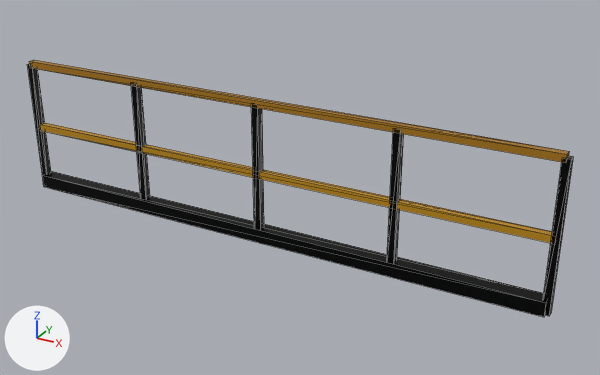
The glTF model game/assets/models/props/kit/kit_railing.glb, before and after one commit.
One viewpoint serves both versions: a 50 mm camera at (2.76, -4.43, 2.68) aimed at (0.27, 0.1, 0.42). The axes (+X, +Y, +Z) are drawn at lower left. The lights are the same throughout. The picture after the commit comes second. Mesh edges are drawn as thin lines. Vertices at exactly the same position are counted once.
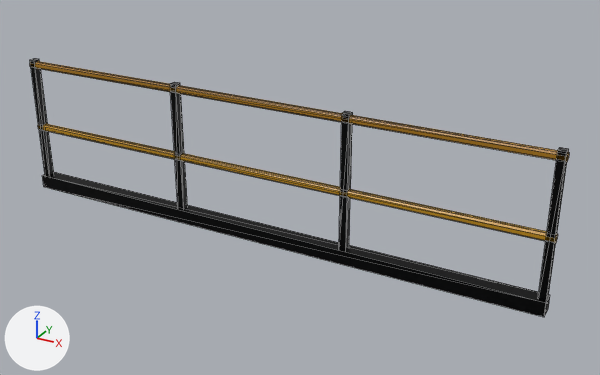
Pixel boxes [x1, y1, x2, y2] of what changed, in the pictures (600 x 375 px):
```json
{"object": "Mesh", "change": "reshaped", "before": [27, 60, 573, 317], "after": [30, 58, 569, 317]}
{"part": 1, "of": "me_kit_railing__mesh", "change": "added", "after": [30, 58, 54, 175]}
{"part": 2, "of": "me_kit_railing__mesh", "change": "added", "after": [170, 82, 188, 209]}
{"part": 3, "of": "me_kit_railing__mesh", "change": "added", "after": [339, 111, 353, 250]}
{"part": 4, "of": "me_kit_railing__mesh", "change": "added", "after": [538, 147, 569, 300]}
{"part": 5, "of": "me_kit_railing__mesh", "change": "rebuilt", "before": [38, 123, 556, 243], "after": [38, 124, 558, 243]}
{"part": 6, "of": "me_kit_railing__mesh", "change": "rebuilt", "before": [29, 60, 570, 163], "after": [30, 61, 569, 162]}
{"part": 7, "of": "me_kit_railing__mesh", "change": "deleted", "before": [251, 104, 264, 229]}
{"part": 8, "of": "me_kit_railing__mesh", "change": "deleted", "before": [387, 129, 404, 262]}
{"part": 9, "of": "me_kit_railing__mesh", "change": "deleted", "before": [27, 64, 51, 175]}
{"part": 10, "of": "me_kit_railing__mesh", "change": "deleted", "before": [543, 156, 573, 316]}
{"part": 11, "of": "me_kit_railing__mesh", "change": "deleted", "before": [131, 83, 150, 200]}
```

The change, as JSON lines over the scene's bpy script:
```json
{"block": "me_kit_railing__mesh", "where": "# used by ob_mesh; location = (0.0, 0.0, 0.0)"}
{"op": "remove", "block": "me_kit_railing__mesh", "code": "me_kit_railing__mesh.from_pydata(...)  # 64 vertices, 96 faces; spans x -2.03..2.03, y -0.05..0.05, z 0.0..1.02"}
{"op": "add", "block": "me_kit_railing__mesh", "code": "me_kit_railing__mesh.from_pydata(...)  # 72 vertices, 92 faces; spans x -2.0..2.0, y -0.05..0.05, z 0.0..1.04"}
{"block": "me_kit_railing__mesh", "change": "me_kit_railing__mesh part 1: a new loose piece, a box spanning x -1.995..-1.945, y -0.025..0.025, z 0.0..1.04, in mat_m_convmetal"}
{"block": "me_kit_railing__mesh", "change": "me_kit_railing__mesh part 2: a new loose piece, a box spanning x -0.682..-0.632, y -0.025..0.025, z 0.0..1.04, in mat_m_convmetal"}
{"block": "me_kit_railing__mesh", "change": "me_kit_railing__mesh part 3: a new loose piece, a box spanning x 0.632..0.682, y -0.025..0.025, z 0.0..1.04, in mat_m_convmetal"}
{"block": "me_kit_railing__mesh", "change": "me_kit_railing__mesh part 4: a new loose piece, a box spanning x 1.945..1.995, y -0.025..0.025, z 0.0..1.04, in mat_m_convmetal"}
{"block": "me_kit_railing__mesh", "change": "me_kit_railing__mesh part 5: the loose piece of 8 vertices spanning x -2.0..2.0, y -0.03..0.03, z 0.47..0.52 is rebuilt with 16 vertices and now spans x -2.0..2.0, y -0.03..0.03, z 0.47..0.52"}
{"block": "me_kit_railing__mesh", "change": "me_kit_railing__mesh part 6: the loose piece of 8 vertices spanning x -2.0..2.0, y -0.03..0.03, z 0.98..1.02 is rebuilt with 16 vertices and now spans x -2.0..2.0, y -0.03..0.03, z 0.98..1.02"}
{"block": "me_kit_railing__mesh", "change": "me_kit_railing__mesh part 7: the loose piece of 8 vertices spanning x -0.03..0.03, y -0.03..0.03, z 0.0..1.0 is deleted"}
{"block": "me_kit_railing__mesh", "change": "me_kit_railing__mesh part 8: the loose piece of 8 vertices spanning x 0.98..1.02, y -0.03..0.03, z 0.0..1.0 is deleted"}
{"block": "me_kit_railing__mesh", "change": "me_kit_railing__mesh part 9: the loose piece of 8 vertices spanning x -2.03..-1.98, y -0.03..0.03, z 0.0..1.0 is deleted"}
{"block": "me_kit_railing__mesh", "change": "me_kit_railing__mesh part 10: the loose piece of 8 vertices spanning x 1.98..2.03, y -0.03..0.03, z 0.0..1.0 is deleted"}
{"block": "me_kit_railing__mesh", "change": "me_kit_railing__mesh part 11: the loose piece of 8 vertices spanning x -1.02..-0.98, y -0.03..0.03, z 0.0..1.0 is deleted"}
```
